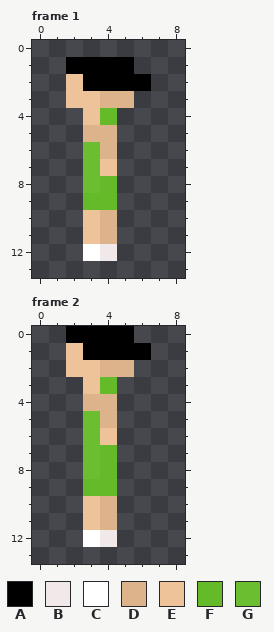
Pixel-art file: Assets/PersonalAssets/NPC/Day4/Man4DayFourCorrectLeftIdle.aseprite. Above: the version before the commit.
9x14 pixels, 3 frames. Shown: frame 1, frame 2. The commit also changed other frames, which this record leaves out.
Palette (. is transparent): A #000000  B #f1e9e9  C #ffffff  D #ddb38b  E #eec39a  F #65ba2a  G #6abe30
After the commit:
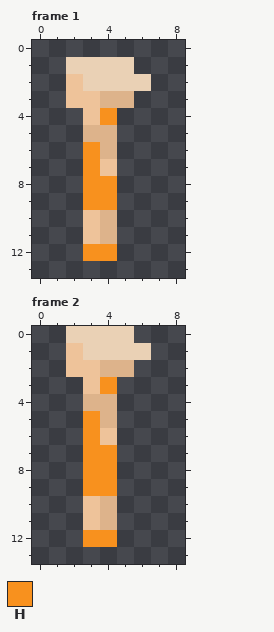
Colours new in this view: H #f8911e
What changed:
colour A: #000000 -> #ead1b5
Frame 1:
y 4: x 4 F -> H
y 6..7: x 3 G -> H
y 8: x 3..4 GF -> HH
y 9: x 3..4 FF -> HH
y 12: x 3..4 CB -> HH
Frame 2:
y 3: x 4 F -> H
y 5..6: x 3 G -> H
y 7..8: x 3..4 GF -> HH
y 9: x 3..4 FF -> HH
y 12: x 3..4 CB -> HH
Boxes around the changes in both pictures, in picture pixels (x1, y1, x2, y2):
changed: (66, 57, 151, 261)
changed: (66, 326, 151, 547)
